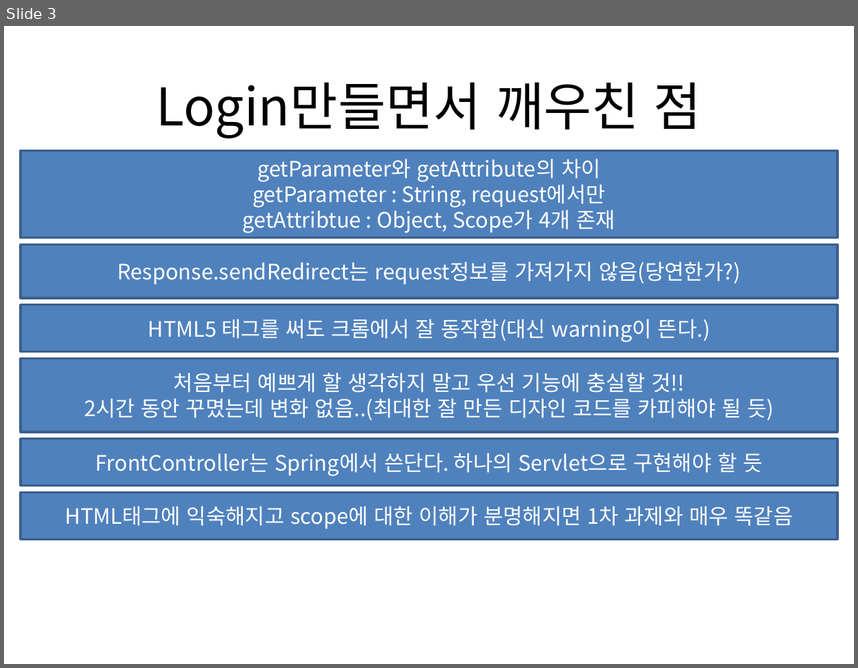
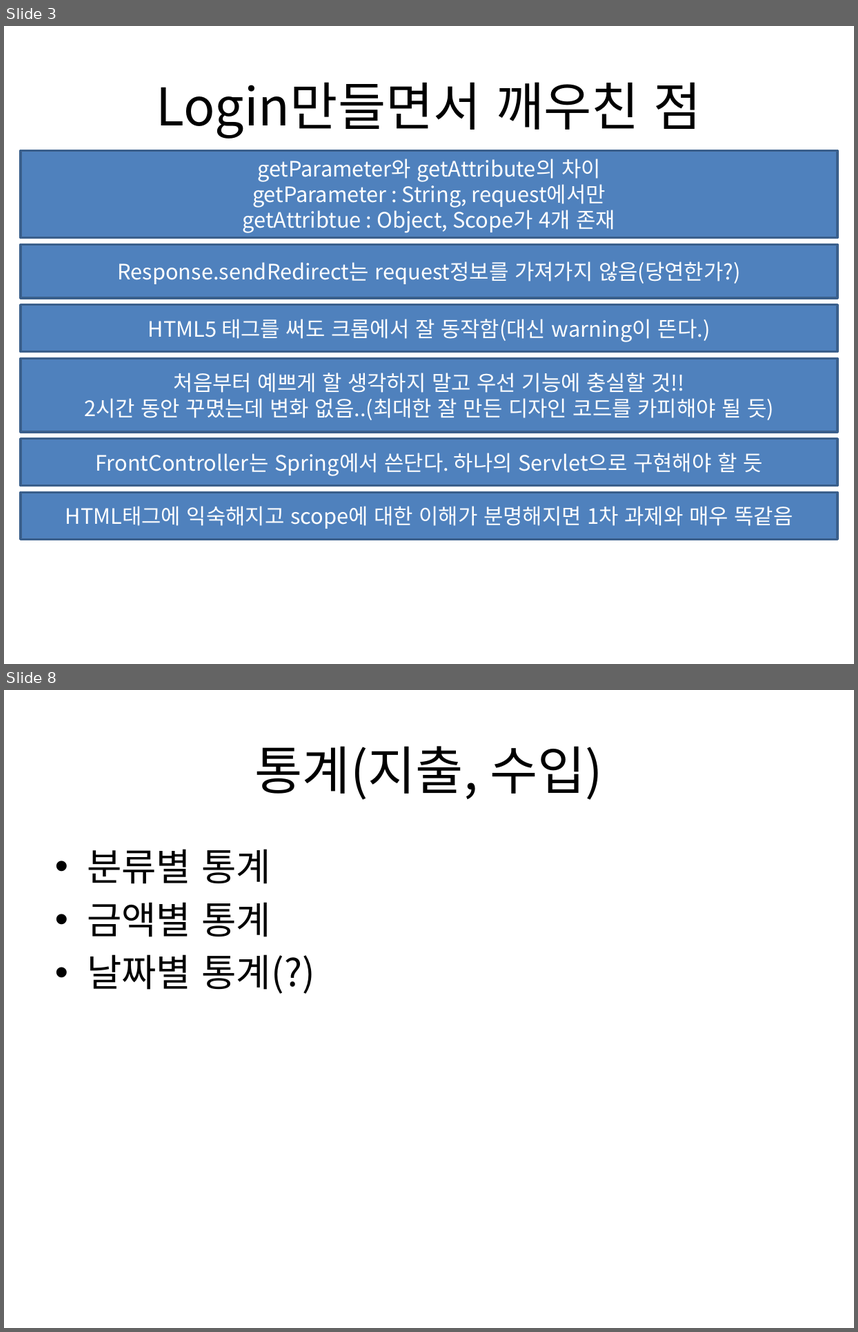
Before and after one commit to seojinkim/SecondProject, a slide deck: SecondProject/SecondProject.pptx. Shown one above the other, each under a label of ours: slide 3 before the commit, slides 3 and 8 after it; the slides between them are not shown. The pictures are 858x668 and 858x1332 pixels, drawn with LibreOffice and Linux fonts; fonts in the diff are those of the drawing. Boxes give left, top, right and bottom in pixels: in the first picture for what was removed or moved away, otherwise in the second. Text is boxed around its words. In the diff, an @@ line names an element or a change of style, - is before the commit and + after.

```diff
--- a/SecondProject/SecondProject.pptx
+++ b/SecondProject/SecondProject.pptx
@@ slide 8 added at (4, 690, 854, 1328), background #FFFFFF @@
@@ title added at (255, 746, 603, 800), 44 pt, text #000000 @@
+통계(지출, 수입)
@@ text added at (87, 849, 315, 994), 32 pt, text #000000 @@
+• 분류별 통계
+• 금액별 통계
+• 날짜별 통계(?)
```
Also in this commit, not shown: 1 slide changed, 11 other slides added, 45 other files.
